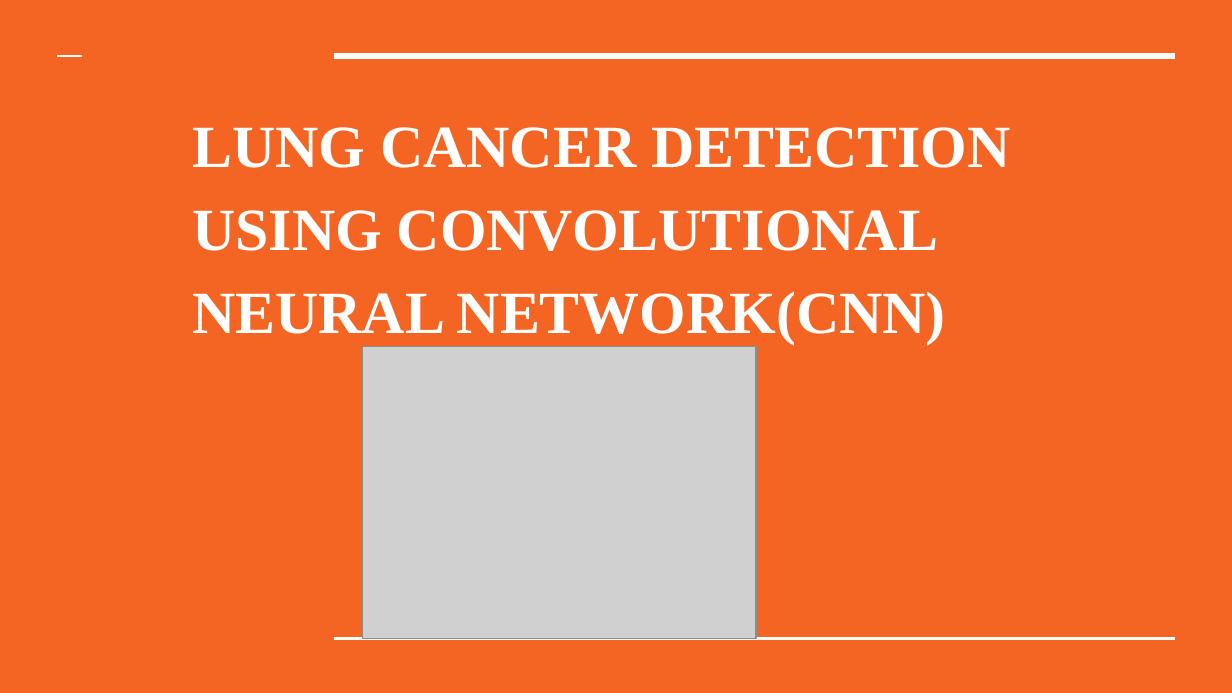
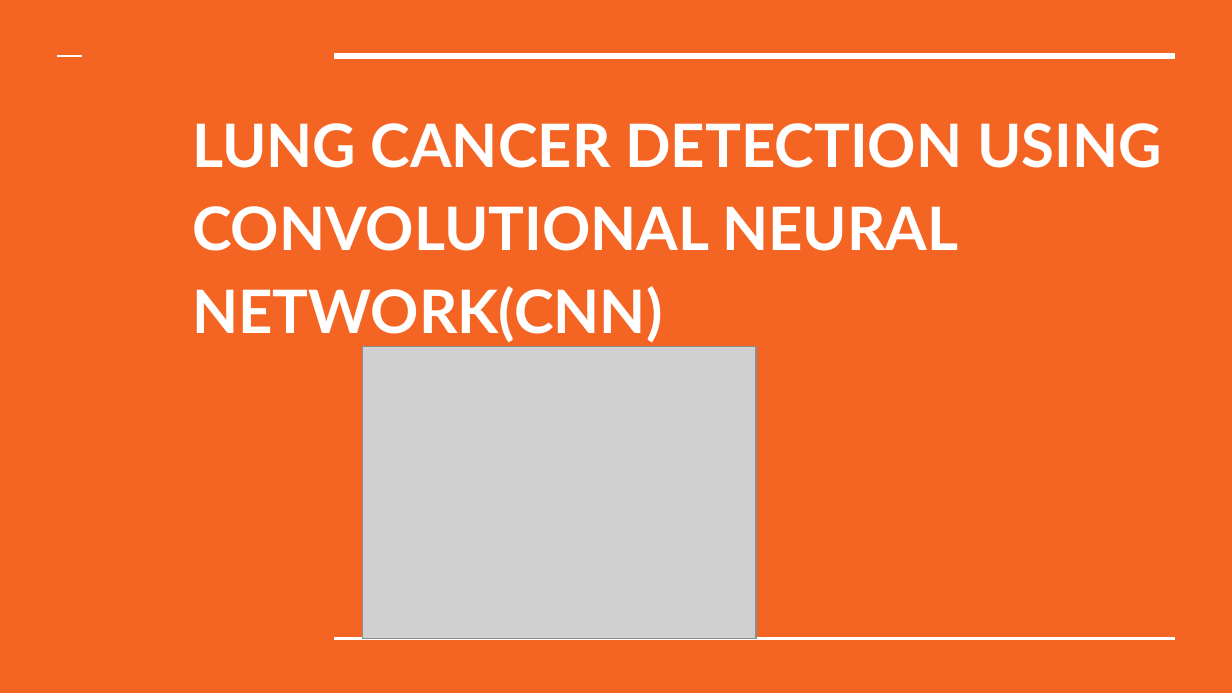
Before and after one commit to Bhavani700759340/NEURALNETWORKSANDDEEPLEARNINGPROJECT, a slide deck: slide 1 of LUNG CANCER DETECTION USING CONVOLUTIONAL NEURAL NETWORK(CNN).pptx. Drawn at 1232x693 pixels with LibreOffice and Linux fonts; fonts in the diff are those of the drawing; grey boxes stand for pictures. Boxes give left, top, right and bottom in pixels: in the first picture for what was removed or moved away, otherwise in the second. Text is boxed around its words. In the diff, an @@ line names an element or a change of style, - is before the commit and + after.

```diff
--- a/LUNG CANCER DETECTION USING CONVOLUTIONAL NEURAL NETWORK(CNN).pptx
+++ b/LUNG CANCER DETECTION USING CONVOLUTIONAL NEURAL NETWORK(CNN).pptx
@@ title "LUNG CANCER DETECTION USING CONVOLUTIONAL ..." at (192, 123, 1162, 343): font Times New Roman to Lato @@
```
Also in this commit, not shown: 3 other slides changed.
